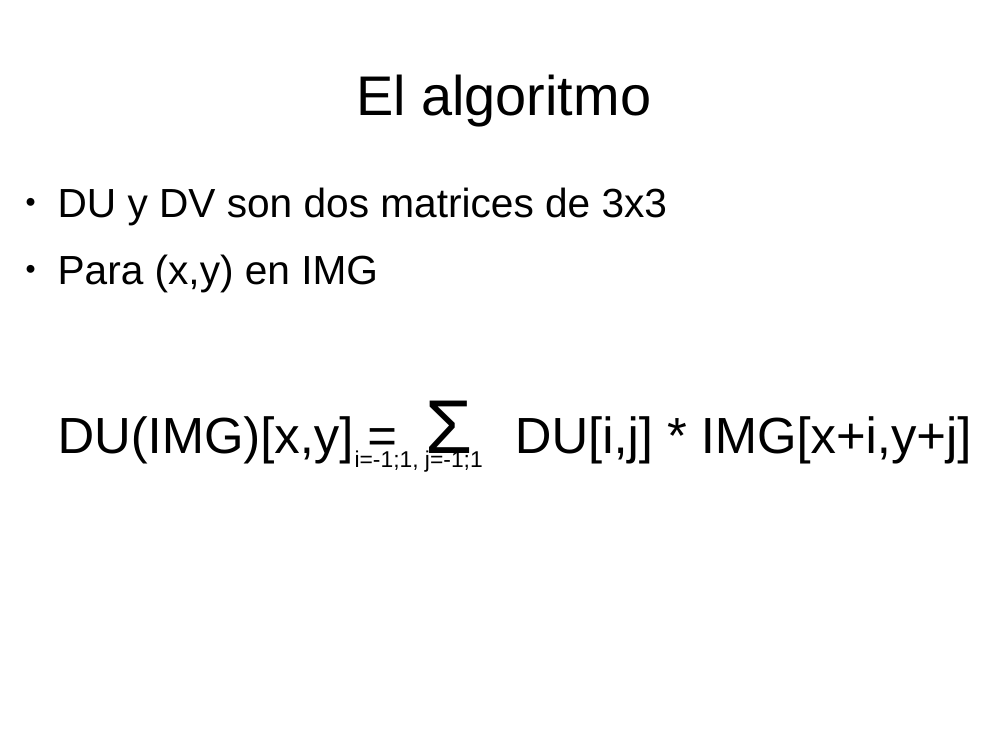
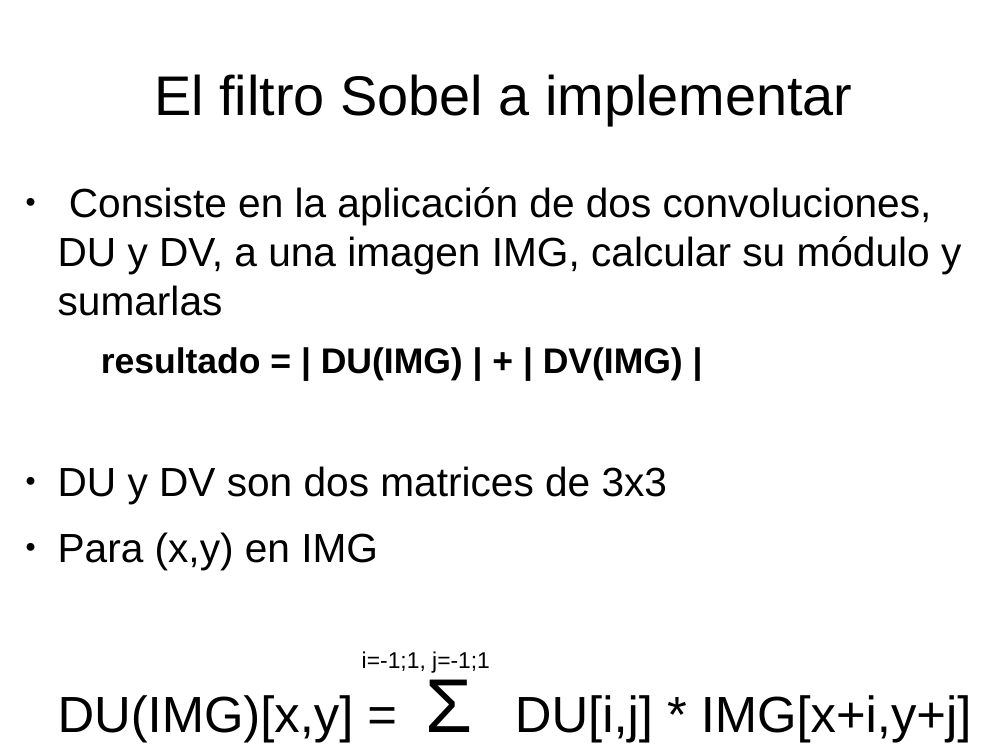
Before and after one commit to miguelgarcia/sase2017-hls-video, a slide deck: slide 18 of presentacion.odp (slide 9 before the commit). Drawn at 1008x756 pixels with LibreOffice and Linux fonts; fonts in the diff are those of the drawing. Boxes give left, top, right and bottom in pixels: in the first picture for what was removed or moved away, otherwise in the second. Text is boxed around its words. In the diff, an @@ line names an element or a change of style, - is before the commit and + after.

```diff
--- a/presentacion.odp
+++ b/presentacion.odp
@@ title at [154, 74, 852, 125]: text changed @@
-El algoritmo
+El filtro Sobel a implementar
@@ text at [58, 187, 961, 380]: paragraphs added @@
+● Consiste en la aplicación de dos convoluciones, DU y DV, a una imagen IMG, calcular su módulo y sumarlas
+  resultado = | DU(IMG) | + | DV(IMG) |
@@ text "i=-1;1, j=-1;1": place and size @@
-text "i=-1;1, j=-1;1" at [355, 449, 483, 472]
+text "i=-1;1, j=-1;1" at [362, 651, 490, 673]
```
Also in this commit, not shown: 7 other slides changed, 24 slides added.
